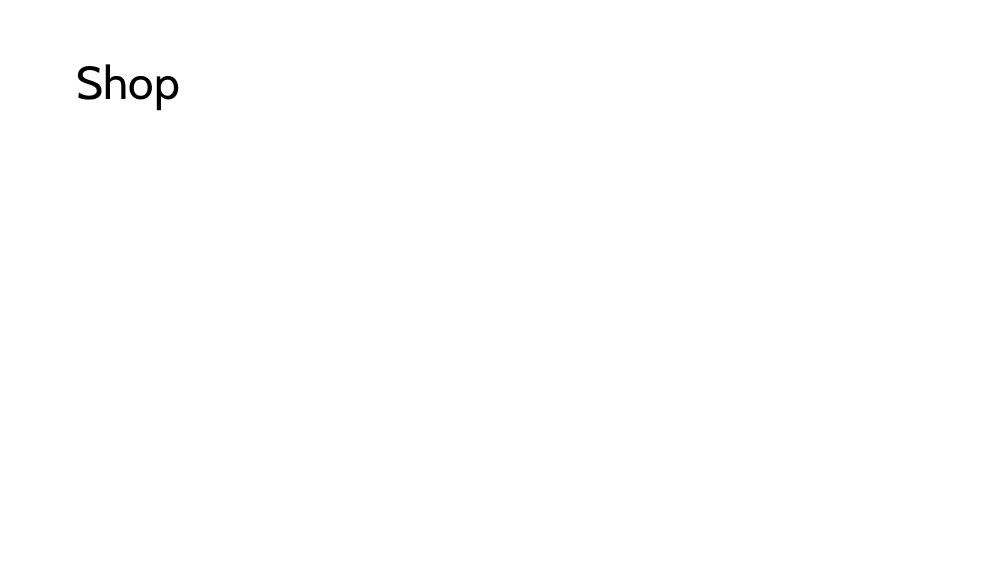
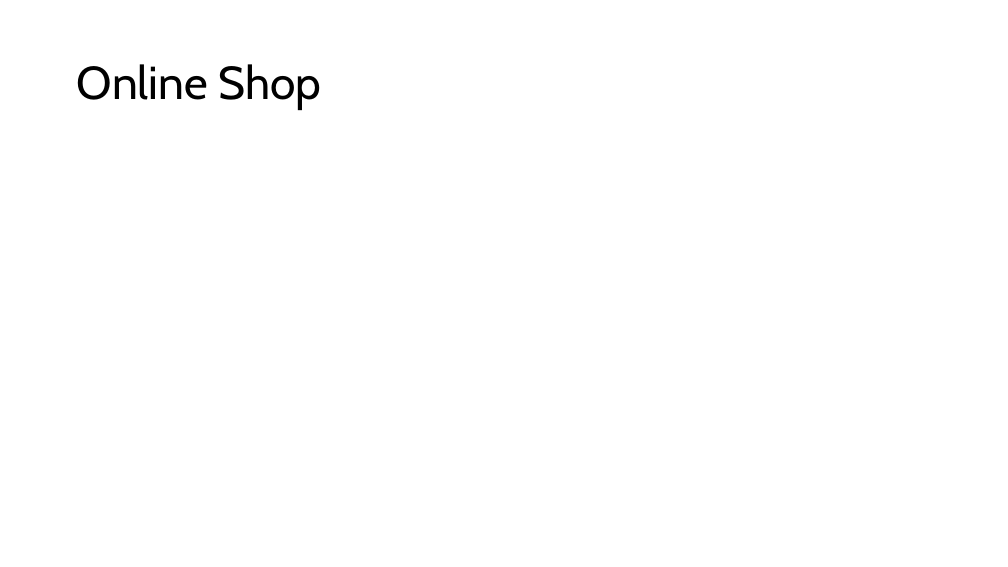
Before and after one commit to programmer647/Coursework, a slide deck: slide 13 of Writeup/Page designs.pptx (slide 11 before the commit). Drawn at 1008x567 pixels with LibreOffice and Linux fonts; fonts in the diff are those of the drawing. Boxes give left, top, right and bottom in pixels: in the first picture for what was removed or moved away, otherwise in the second. Text is boxed around its words. In the diff, an @@ line names an element or a change of style, - is before the commit and + after.

```diff
--- a/Writeup/Page designs.pptx
+++ b/Writeup/Page designs.pptx
@@ title at bbox=[77, 64, 321, 110]: text changed @@
-Shop
+Online Shop
```
Also in this commit, not shown: 4 slides added, 2 other files.
